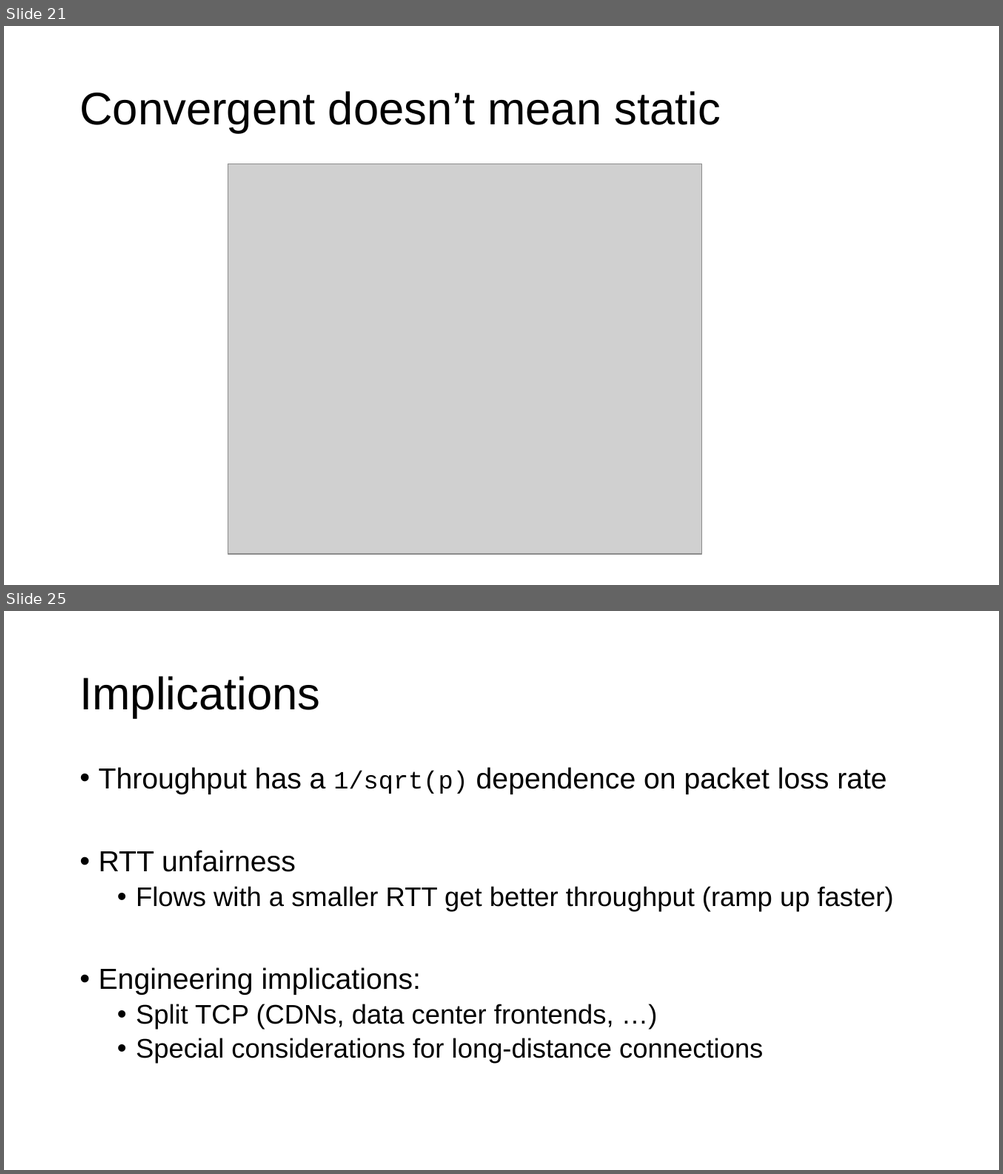
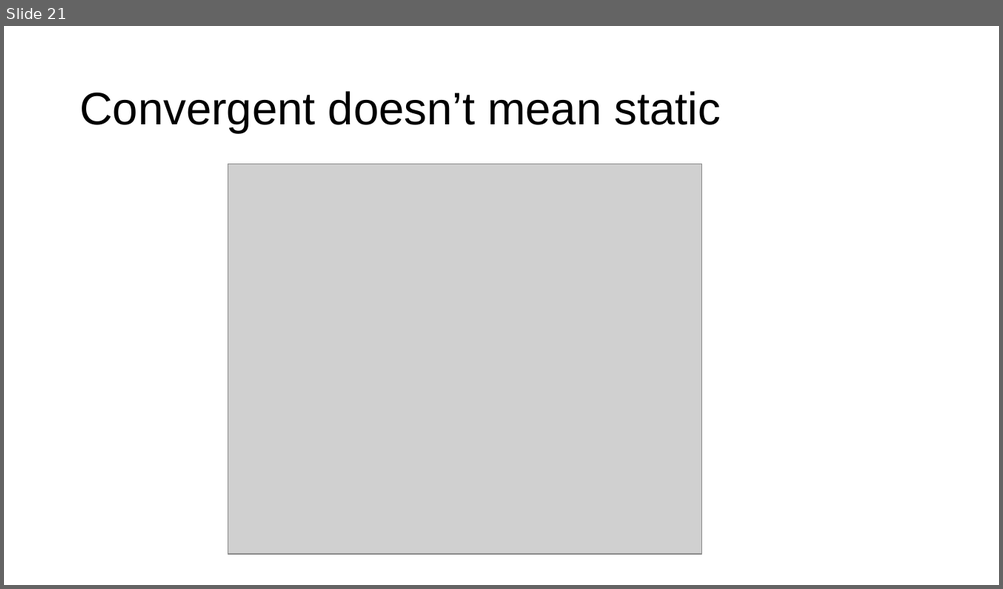
Before and after one commit to ngsrinivas/coursegen, a slide deck: ex/552-S24/staging/552-S24/lectures/04-transport-model.pptx. Shown one above the other, each under a label of ours: slides 21 and 25 before the commit, slide 21 after it; the slides between them are not shown. The pictures are 1003x1174 and 1003x589 pixels, drawn with LibreOffice and Linux fonts; fonts in the diff are those of the drawing; grey boxes stand for pictures. Boxes give left, top, right and bottom in pixels: in the first picture for what was removed or moved away, otherwise in the second. Text is boxed around its words. In the diff, an @@ line names an element or a change of style, - is before the commit and + after.

```diff
--- a/ex/552-S24/staging/552-S24/lectures/04-transport-model.pptx
+++ b/ex/552-S24/staging/552-S24/lectures/04-transport-model.pptx
@@ slide 25 removed at (x1=4, y1=611, x2=999, y2=1170), background #FFFFFF @@
@@ title removed at (x1=79, y1=676, x2=320, y2=718) @@
-Implications
@@ text removed at (x1=99, y1=767, x2=893, y2=1064) @@
-• Throughput has a 1/sqrt(p) dependence on packet loss rate
-• RTT unfairness
-  • Flows with a smaller RTT get better throughput (ramp up faster)
-• Engineering implications:
-  • Split TCP (CDNs, data center frontends, …)
-  • Special considerations for long-distance connections
```
Also in this commit, not shown: 15 other slides removed, 1 other file.
